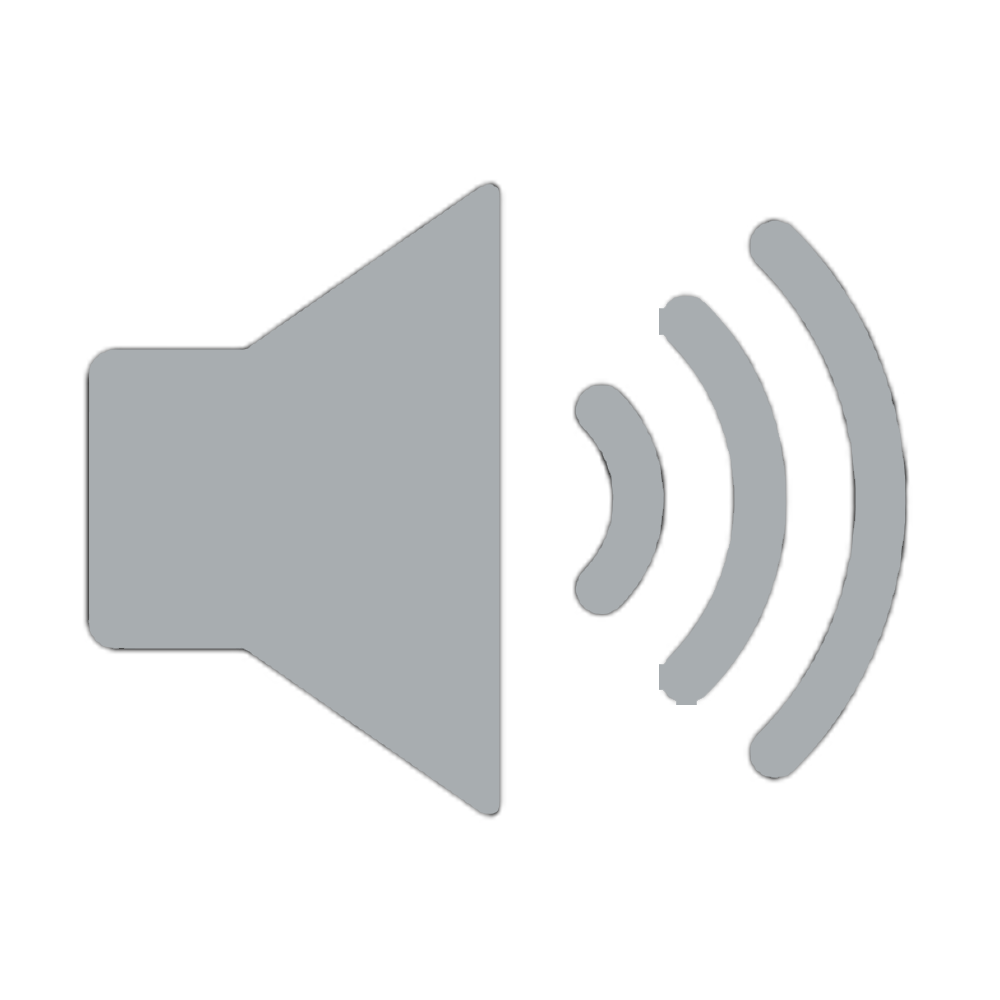
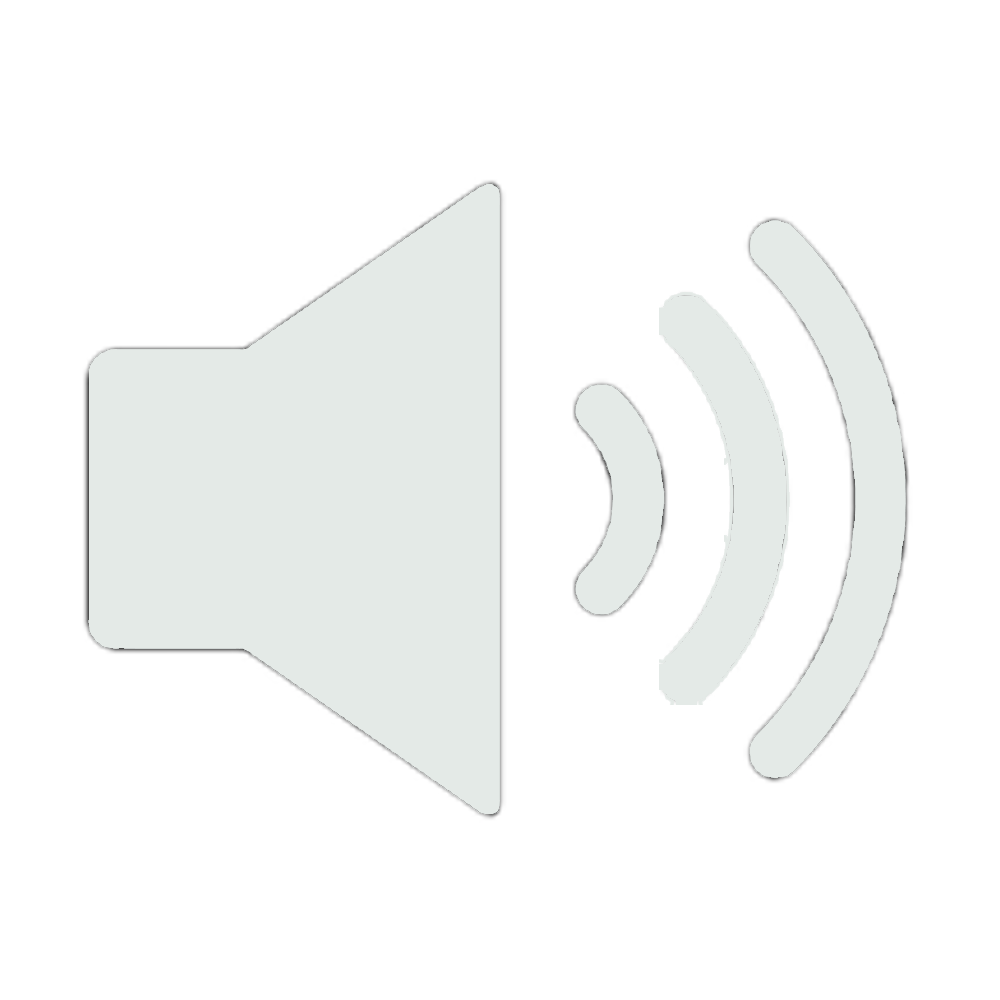
Layer changes from the first (1000, 1000) image to the second:
painted on "Слой 2" over (88, 183, 906, 815)
